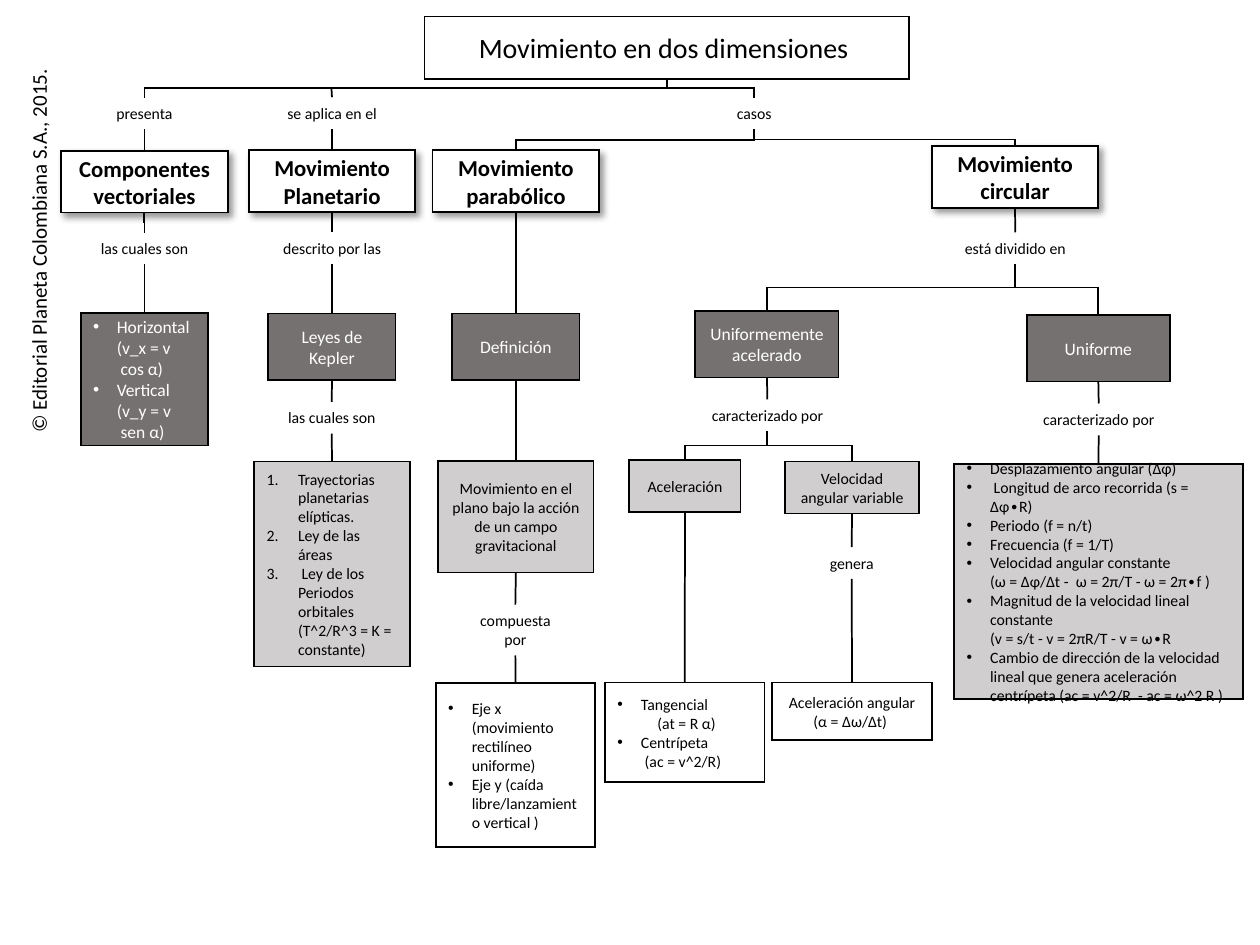
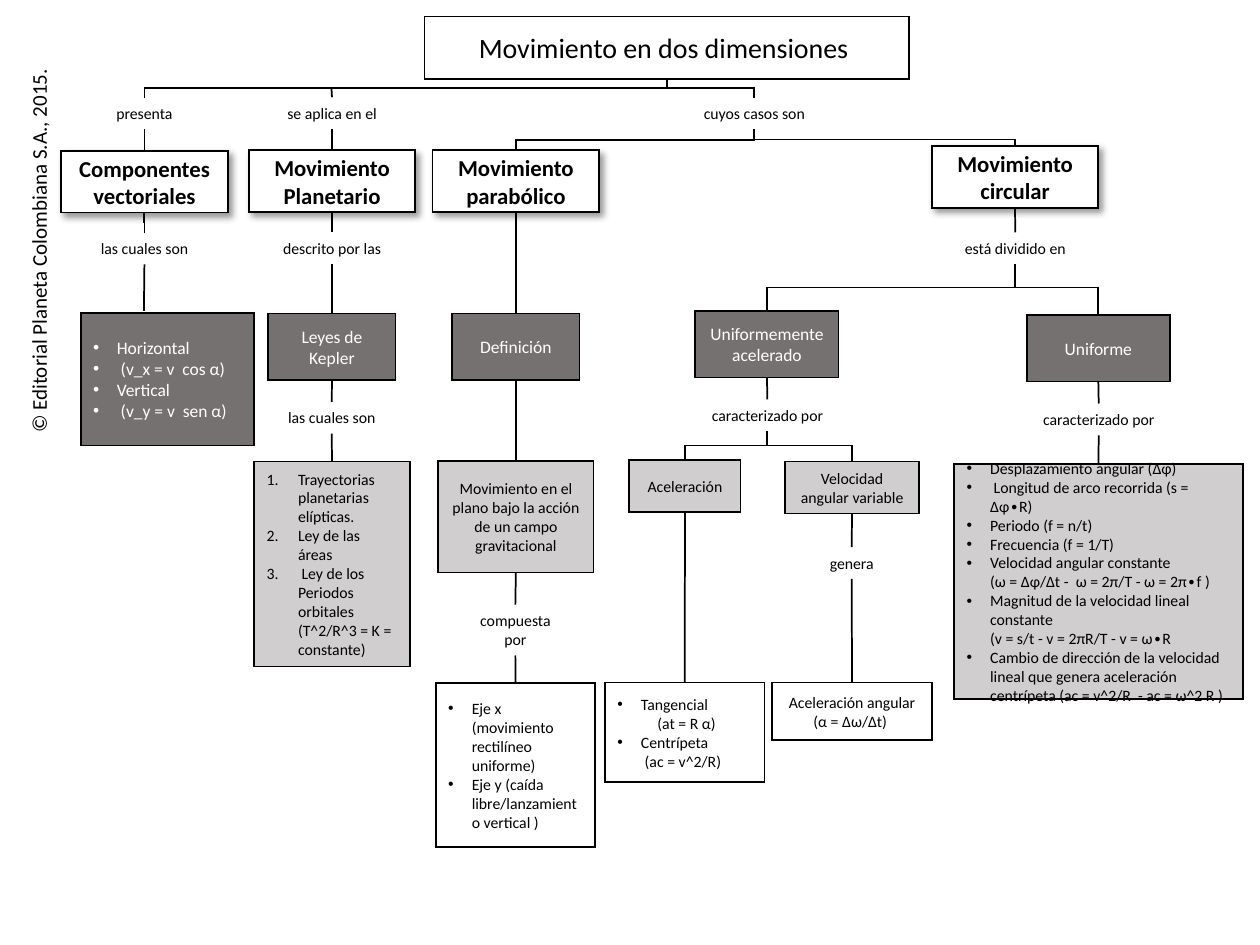
Before and after one commit to AulaPlanetaColombia/CienciasNaturales, a slide deck: slide 1 of fuentes/contenidos/grado10/guion03/CN_10_03.pptx. Drawn at 1260x945 pixels with LibreOffice and Linux fonts; fonts in the diff are those of the drawing; background and template pictures are left out. Boxes give left, top, right and bottom in pixels: in the first picture for what was removed or moved away, otherwise in the second. Text is boxed around its words. In the diff, an @@ line names an element or a change of style, - is before the commit and + after.

```diff
--- a/fuentes/contenidos/grado10/guion03/CN_10_03.pptx
+++ b/fuentes/contenidos/grado10/guion03/CN_10_03.pptx
@@ text at box(704, 111, 805, 122): text changed @@
-casos
+cuyos casos son
@@ rectangle "Horizontal": place and size @@
-rectangle "Horizontal" at box(81, 312, 208, 445)
+rectangle "Horizontal" at box(81, 312, 253, 445)
@@ text in rectangle at box(117, 342, 226, 420): text changed @@
-• Horizontal (v_x = v cos α)
-• Vertical (v_y = v sen α)
+• Horizontal
+• (v_x = v cos α)
+• Vertical
+• (v_y = v sen α)
```
Also in this commit, not shown: 10 other files.
